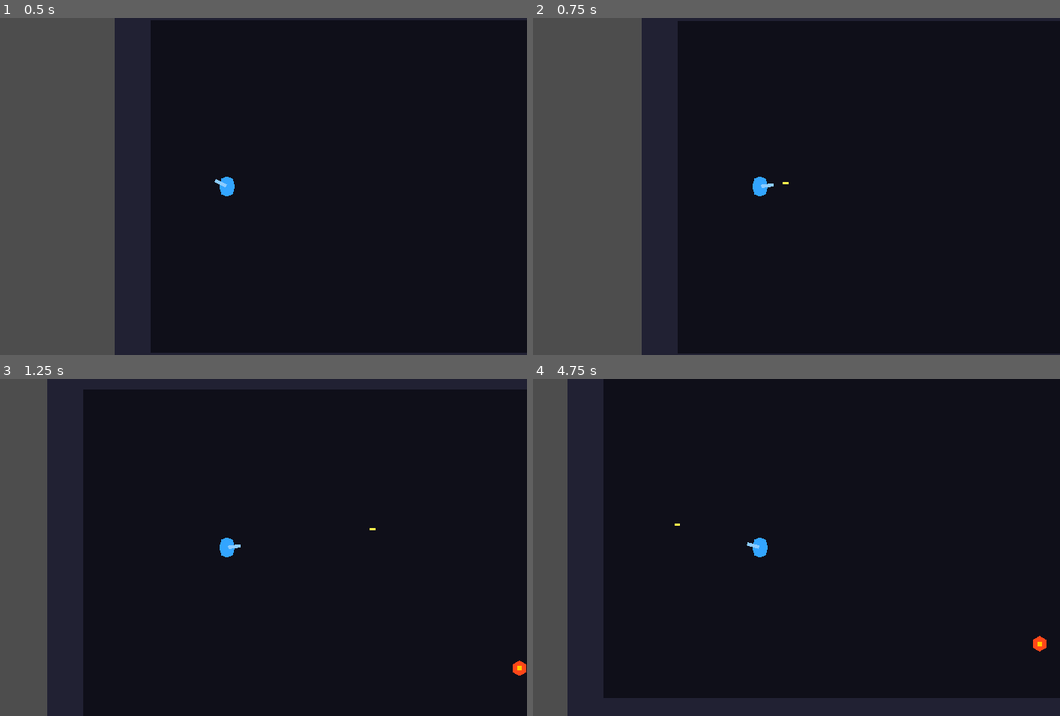
Above: before the commit, frames 1-4 (two rows, left to right).
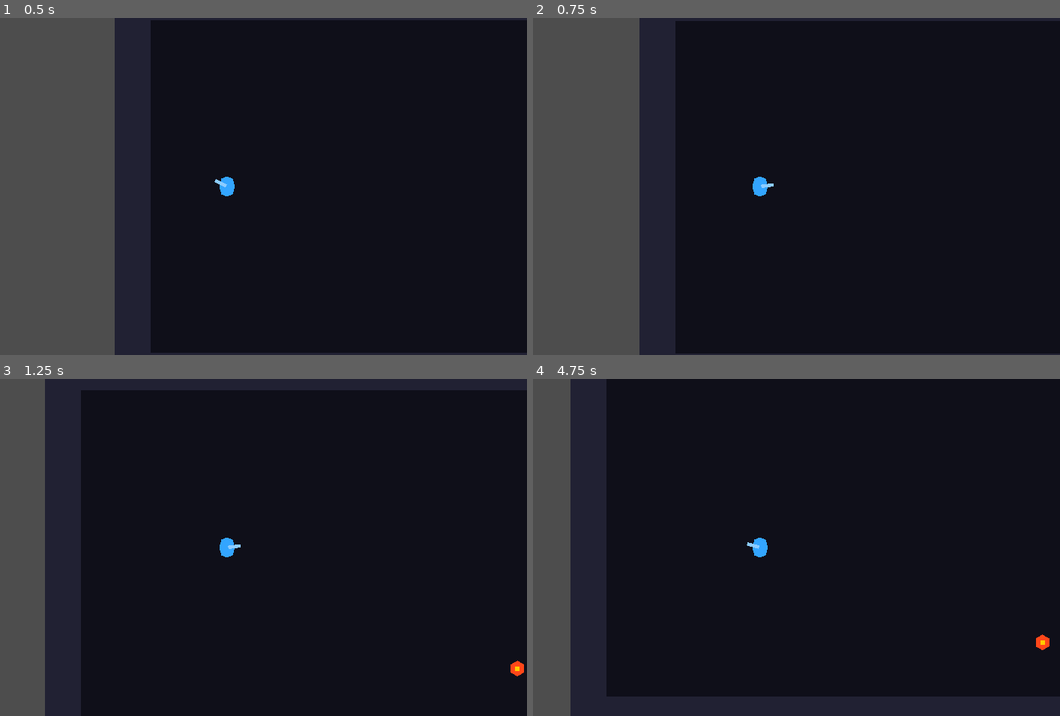
Above: after the commit, the same moments.

Repository: productzak/breach
Game: Godot game, scene res://scenes/rooms/TestRoom.tscn
The game is run twice, just before and just after one commit, with the same random seed, the same clock (stepped at 60 frames per second) and the same inputs.
Inputs (mouse positions are in pixels of both pictures, inside the frame that each line leads up to):
- Up to frame 1 (0.5 s): no input
- Up to frame 2 (0.75 s): tap Enter at 0.5 s; move the mouse to (891, 169) at 0.52 s; click (891, 169) at 0.67 s
- Up to frame 3 (1.25 s): no input
- Up to frame 4 (4.75 s): move the mouse to (638, 564) at 1.27 s; click (638, 564) at 1.42 s; move the mouse to (817, 473) at 2.02 s; click (817, 473) at 2.17 s; move the mouse to (727, 614) at 2.77 s; click (727, 614) at 2.92 s; move the mouse to (938, 598) at 3.52 s; click (938, 598) at 3.67 s; move the mouse to (580, 496) at 4.27 s; click (580, 496) at 4.42 s

Frame 1 is identical in both runs. In frame 2, 0.9% of the frame differs, in the area x 20-49%, y 0-100%; in frame 3, 1.1%; in frame 4, 1.6%, in the area x 6-100%, y 0-100%.

Commit message:
fix: left click attacks only when clicking on an enemy, otherwise moves
On press: physics shape query (20px radius) checks for an enemy under
the cursor. If one is found, _attacking is set and the player fires while
the button is held. If not, the nav target is set for movement as before.
Button release always clears _attacking.

https://claude.ai/code/session_01TfB1JPdvDLWZci6HYXxxM2

Diff:
--- a/scripts/player/Player.gd
+++ b/scripts/player/Player.gd
@@ -11,6 +11,7 @@
 @onready var muzzle: Marker2D = $GunPivot/Muzzle
 
 var can_fire: bool = true
+var _attacking := false
 
 func _ready() -> void:
 	add_to_group("player")
@@ -19,12 +20,33 @@
 	if stats == null:
 		stats = PlayerStats.new()
 
+func _unhandled_input(event: InputEvent) -> void:
+	if not (event is InputEventMouseButton and event.button_index == MOUSE_BUTTON_LEFT):
+		return
+	if event.pressed:
+		_attacking = _enemy_at(get_global_mouse_position()) != null
+		if not _attacking:
+			nav_agent.target_position = get_global_mouse_position()
+	else:
+		_attacking = false
+
 func _process(_delta: float) -> void:
 	gun_pivot.look_at(get_global_mouse_position())
 	if Input.is_mouse_button_pressed(MOUSE_BUTTON_LEFT):
-		nav_agent.target_position = get_global_mouse_position()
-		if can_fire:
+		if _attacking and can_fire:
 			_fire()
+		elif not _attacking:
+			nav_agent.target_position = get_global_mouse_position()
+
+func _enemy_at(world_pos: Vector2) -> Node2D:
+	var q := PhysicsShapeQueryParameters2D.new()
+	var circle := CircleShape2D.new()
+	circle.radius = 20.0
+	q.shape = circle
+	q.transform = Transform2D(0, world_pos)
+	q.collision_mask = 4
+	var hits := get_world_2d().direct_space_state.intersect_shape(q)
+	return hits[0].collider if hits.size() > 0 else null
 
 func _physics_process(_delta: float) -> void:
 	if nav_agent.is_navigation_finished():
